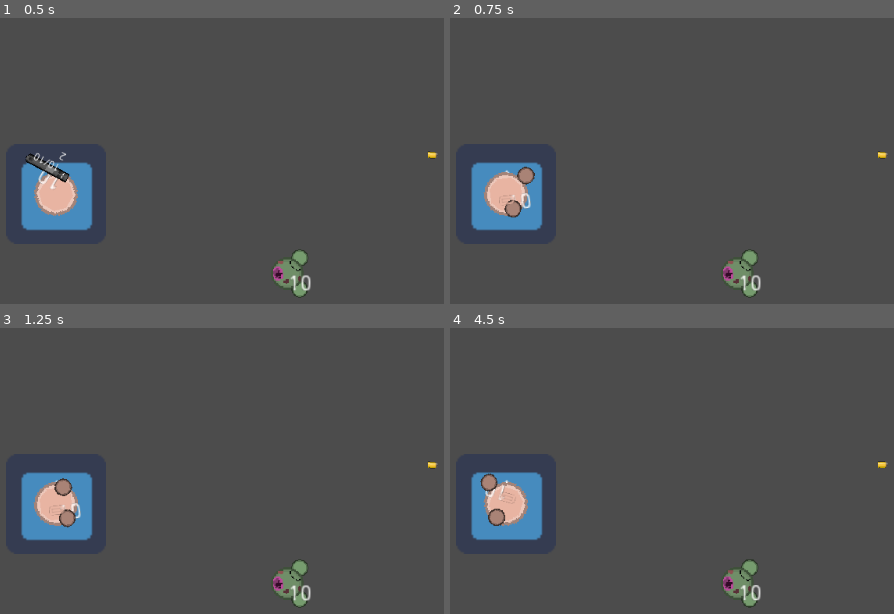
Above: before the commit, frames 1-4 (two rows, left to right).
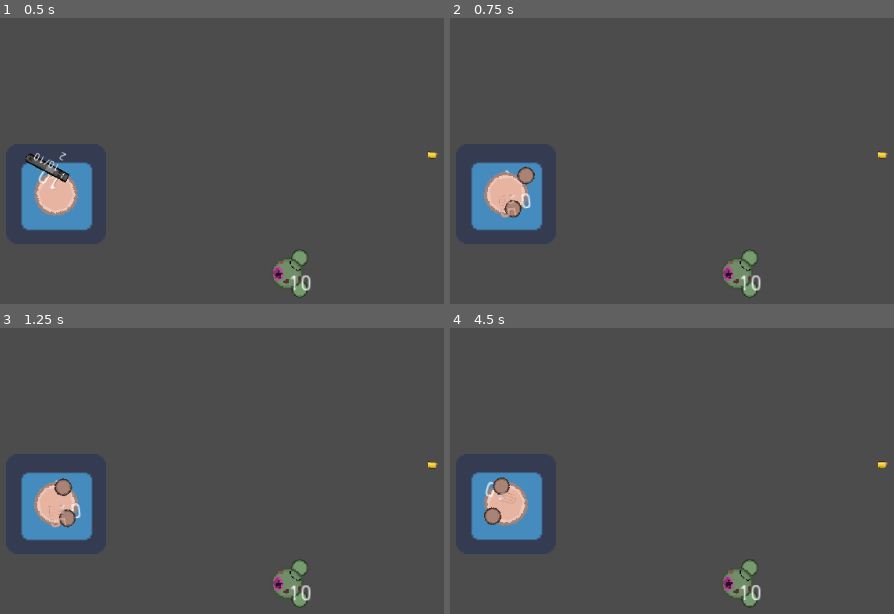
Above: after the commit, the same moments.

Repository: Panda248/Hu-Yang-Yoyale
Game: Godot game, scene res://World.tscn
The game is run twice, just before and just after one commit, with the same random seed, the same clock (stepped at 60 frames per second) and the same inputs. The engine's default icon, where the game draws it, is replaced by a stand-in: a white triangle on a blue panel in a dark square.
Inputs (mouse positions are in pixels of both pictures, inside the frame that each line leads up to):
- Up to frame 1 (0.5 s): no input
- Up to frame 2 (0.75 s): tap Enter at 0.5 s; move the mouse to (680, 169) at 0.52 s; hold E (game_switch_weapon_right) from 0.53 s (still down); click (680, 169) at 0.6 s
- Up to frame 3 (1.25 s): keep holding E (game_switch_weapon_right)
- Up to frame 4 (4.5 s): tap Space at 1.25 s; move the mouse to (outside the picture) at 1.27 s; release E (game_switch_weapon_right) at 1.28 s; hold Down (ui_down) 1.28-2.03 s; right-click (outside the picture) at 1.35 s; move the mouse to (587, 402) at 2.02 s; hold E (game_switch_weapon_right) 2.03-2.78 s; click (587, 402) at 2.1 s; move the mouse to (467, 596) at 2.77 s; hold Up (ui_up) 2.78-3.53 s; right-click (467, 596) at 2.85 s; move the mouse to (747, 573) at 3.52 s; hold Q (game_switch_weapon_left) from 3.53 s (still down); click (747, 573) at 3.6 s; move the mouse to (outside the picture) at 4.27 s; right-click (outside the picture) at 4.35 s

Frame 1 is identical in both runs. In frame 2, less than 0.1% of the frame differs, in the area x 11-15%, y 63-70%; in frame 3, less than 0.1%; in frame 4, 0.5%, in the area x 6-14%, y 50-70%.

Commit message:
reduced firerate of fists

Diff:
--- a/Enemy.gd
+++ b/Enemy.gd
@@ -39,7 +39,7 @@
 			look_at(get_node("%Player").position)
 			if randf() > 0.5:
 				get_node("Fists").primaryFire()
-
+			else:
 				get_node("Fists").secondaryFire()
 	pass
 
@@ -71,7 +71,7 @@
 	health -= damage
 
 func takeKnockback(hitbox : HitBox):
-	move_and_collide((hitbox.get_parent().position.direction_to(self.position)).normalized()*hitbox.knockback)
+	move_and_collide((hitbox.global_position.direction_to(self.global_position)).normalized()*hitbox.knockback)
 
 func _on_Range_body_entered(body):
 	if(body == get_node("%Player")):
--- a/Fists.tscn
+++ b/Fists.tscn
@@ -119,6 +119,7 @@
 currentClip = -1
 clip = -1
 reloadTimeFrames = -1
+fireRate = 100
 reserveClips = -1
 knockback = 5
 
